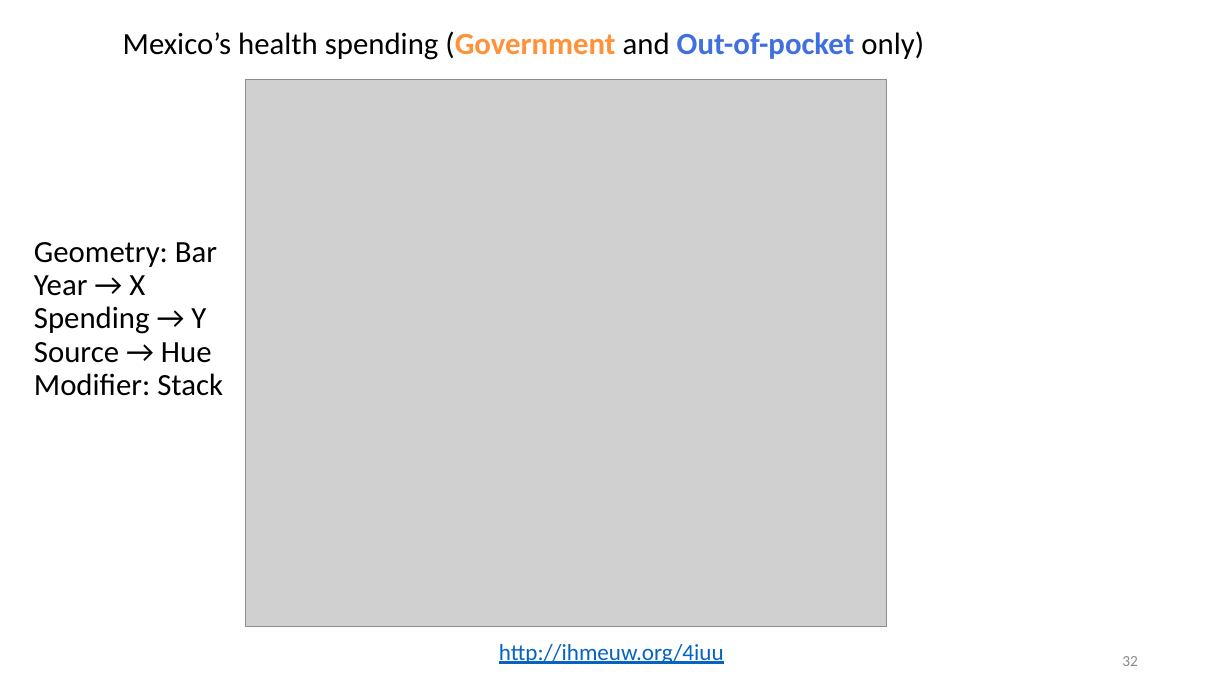
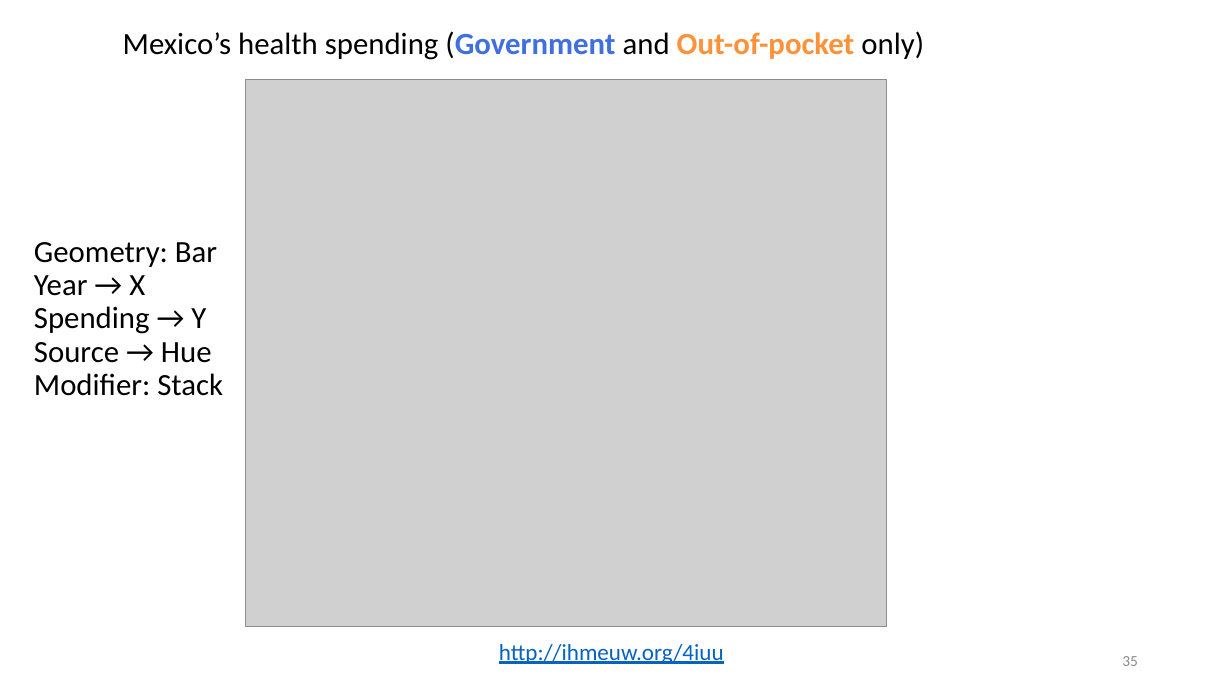
Before and after one commit to WSU-DataScience/USCOTS19_workshop, a slide deck: slide 35 of block_2_data_visualization/DSCI310_Course.pptx (slide 32 before the commit). Drawn at 1232x693 pixels with LibreOffice and Linux fonts; fonts in the diff are those of the drawing; grey boxes stand for pictures. Boxes give left, top, right and bottom in pixels: in the first picture for what was removed or moved away, otherwise in the second. Text is boxed around its words. In the diff, an @@ line names an element or a change of style, - is before the commit and + after.

```diff
--- a/block_2_data_visualization/DSCI310_Course.pptx
+++ b/block_2_data_visualization/DSCI310_Course.pptx
@@ text "Mexico’s health spending (Government and ..." at (123, 31, 924, 60): text colour #FF9138 to #406FDF in "(Government"; text colour #406FDF to #FF9138 in "Out-of-pocket" @@
@@ page number at (1122, 656, 1138, 666): text changed @@
-32
+35
```
Also in this commit, not shown: 4 other slides changed, 4 slides added, 1 slide removed, 2 other files.
